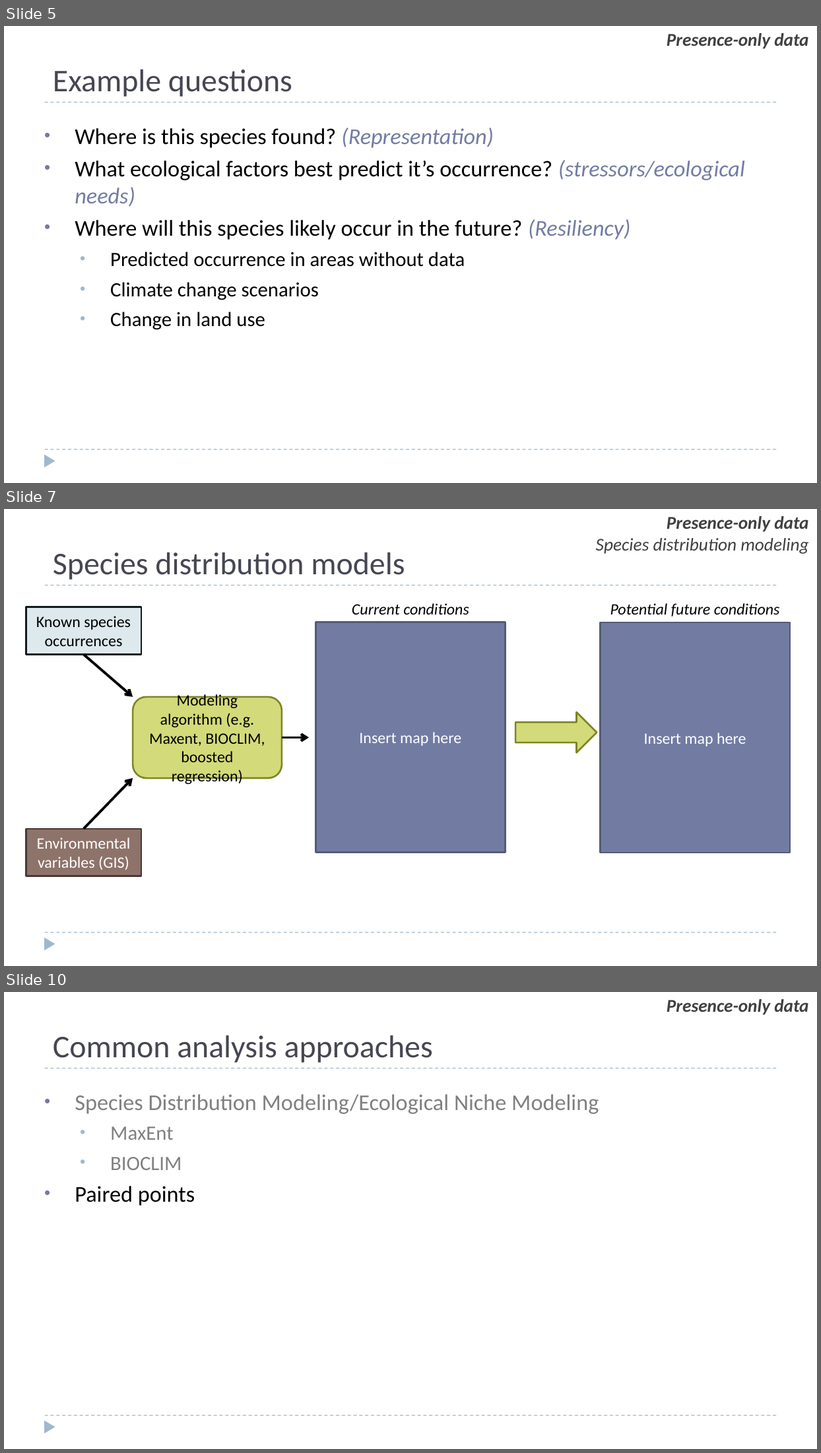
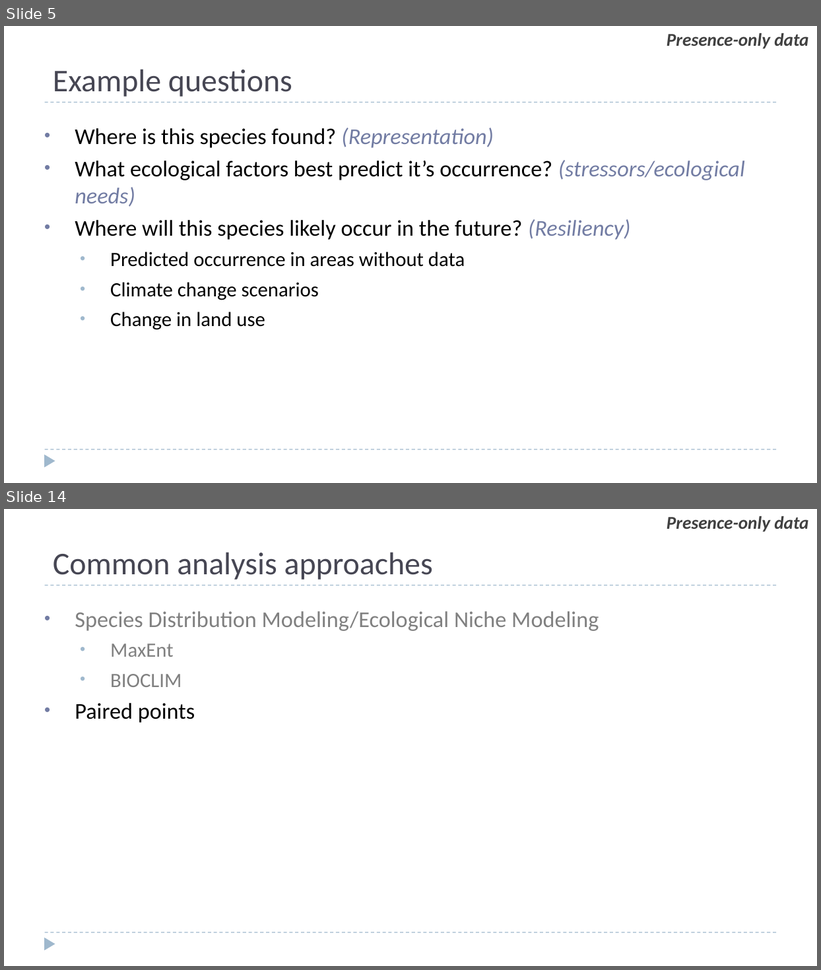
Before and after one commit to ssa200/ssa200.github.io, a slide deck: static/lectures/03_occ-data.pptx. Shown one above the other, each under a label of ours: slides 5, 7 and 10 before the commit, slides 5 and 14 after it; the slides between them are not shown. The pictures are 821x1453 and 821x970 pixels, drawn with LibreOffice and Linux fonts; fonts in the diff are those of the drawing; background and template pictures are left out. Boxes give left, top, right and bottom in pixels: in the first picture for what was removed or moved away, otherwise in the second. Text is boxed around its words. In the diff, an @@ line names an element or a change of style, - is before the commit and + after.

```diff
--- a/static/lectures/03_occ-data.pptx
+++ b/static/lectures/03_occ-data.pptx
@@ slide 7 removed at (4, 509, 817, 966), background #FFFFFF; not listed: 3 template elements that a slide beside it also shows @@
@@ text removed at (596, 516, 809, 554) @@
-Presence-only data
-Species distribution modeling
@@ title removed at (53, 552, 405, 580) @@
-Species distribution models
@@ rectangle removed at (26, 607, 141, 655) @@
-Known species occurrences
@@ text removed at (352, 603, 469, 615) @@
-Current conditions
@@ text removed at (611, 603, 780, 617) @@
-Potential future conditions
@@ rectangle removed at (316, 622, 505, 852) @@
-Insert map here
@@ rectangle removed at (600, 623, 789, 853) @@
-Insert map here
@@ arrow removed from (84, 655) to (133, 697) @@
@@ rounded rectangle removed at (133, 697, 281, 778) @@
-Modeling algorithm (e.g. Maxent, BIOCLIM, boosted regression)
@@ right arrow removed at (516, 712, 597, 753) @@
@@ arrow removed from (282, 737) to (309, 737) @@
@@ arrow removed from (84, 829) to (133, 778) @@
@@ rectangle removed at (26, 829, 141, 877) @@
-Environmental variables (GIS)
@@ what was slide 10 is now slide 14 @@
```
Also in this commit, not shown: 4 slides changed, 5 slides added, 2 other slides removed, 9 other files.
